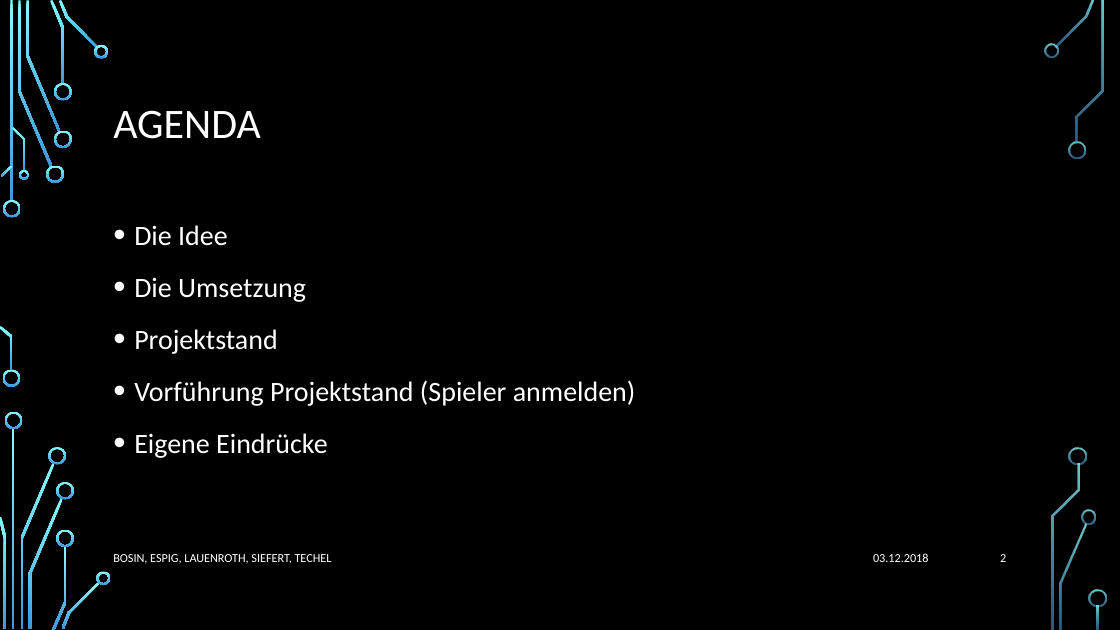
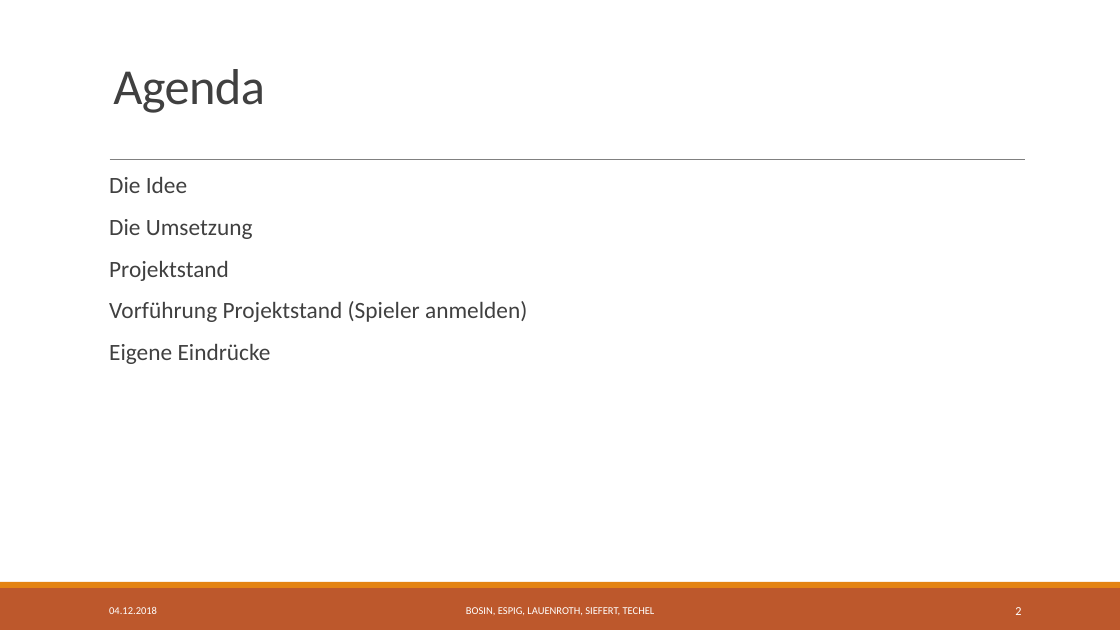
Before and after one commit to Jotec1705/SE-Project2018, a slide deck: slide 2 of Dokumente/02_Arbeitsbereich/01_Projekthandbuch/TouchDown Präsentation UniRisk.pptx. Drawn at 1120x630 pixels with LibreOffice and Linux fonts; fonts in the diff are those of the drawing; background and template pictures are left out. Boxes give left, top, right and bottom in pixels: in the first picture for what was removed or moved away, otherwise in the second. Text is boxed around its words. In the diff, an @@ line names an element or a change of style, - is before the commit and + after.

```diff
--- a/Dokumente/02_Arbeitsbereich/01_Projekthandbuch/TouchDown Präsentation UniRisk.pptx
+++ b/Dokumente/02_Arbeitsbereich/01_Projekthandbuch/TouchDown Präsentation UniRisk.pptx
@@ background picture (left out) to #FFFFFF @@
@@ title "Agenda" at <box>113,69,265,113</box>: vertical alignment middle to bottom @@
@@ title at <box>113,69,265,113</box>: text changed; size 36 to 43.2 pt; text colour #FFFFFF to #404040 @@
-AGENDA
+Agenda
@@ text "Die Idee": place and size @@
-text "Die Idee" at <box>134,225,636,458</box>
+text "Die Idee" at <box>109,177,527,364</box>
@@ text "Die Idee" at <box>109,177,527,364</box>: size 24 to 20 pt, text colour #FFFFFF to #404040; bullet • to  ; line spacing 1.2 to 0.9; more space between paragraphs @@
@@ line added from (110, 160) to (1026, 160), #808080 0.5 pt @@
@@ rectangle added at <box>0,588,1120,630</box>, fill #BD582C @@
@@ rectangle added at <box>0,582,1120,588</box>, fill #E48312 @@
@@ text "BOSIN, ESPIG, LAUENROTH, SIEFERT, TECHEL": place and size @@
-text "BOSIN, ESPIG, LAUENROTH, SIEFERT, TECHEL" at <box>113,554,332,564</box>
+text "BOSIN, ESPIG, LAUENROTH, SIEFERT, TECHEL" at <box>466,607,655,615</box>
@@ text "BOSIN, ESPIG, LAUENROTH, SIEFERT, TECHEL" at <box>466,607,655,615</box>: size 10.5 to 9 pt; alignment left to centre @@
@@ page number: place and size @@
-page number at <box>1000,554,1006,562</box>
+page number at <box>1015,607,1021,615</box>
@@ text at <box>109,607,157,614</box>: text changed; size 10.5 to 9 pt @@
-03.12.2018
+04.12.2018
@@ group removed at <box>0,0,1107,630</box>: 33 freeform shapes, 3 rectangles @@
```
Also in this commit, not shown: 10 other slides changed, 1 slide added.
